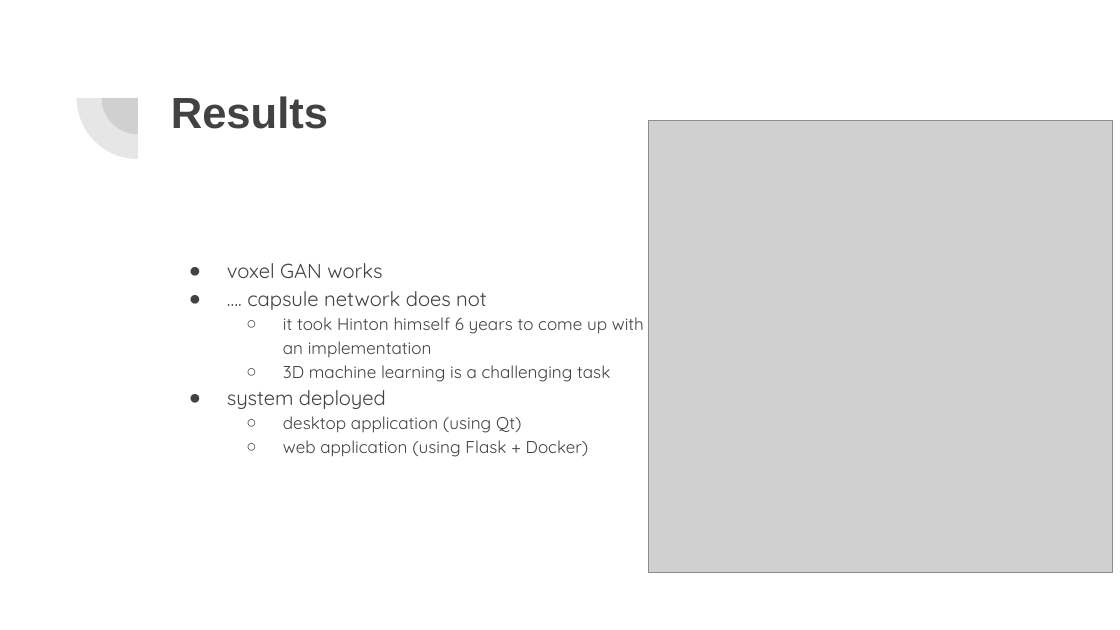
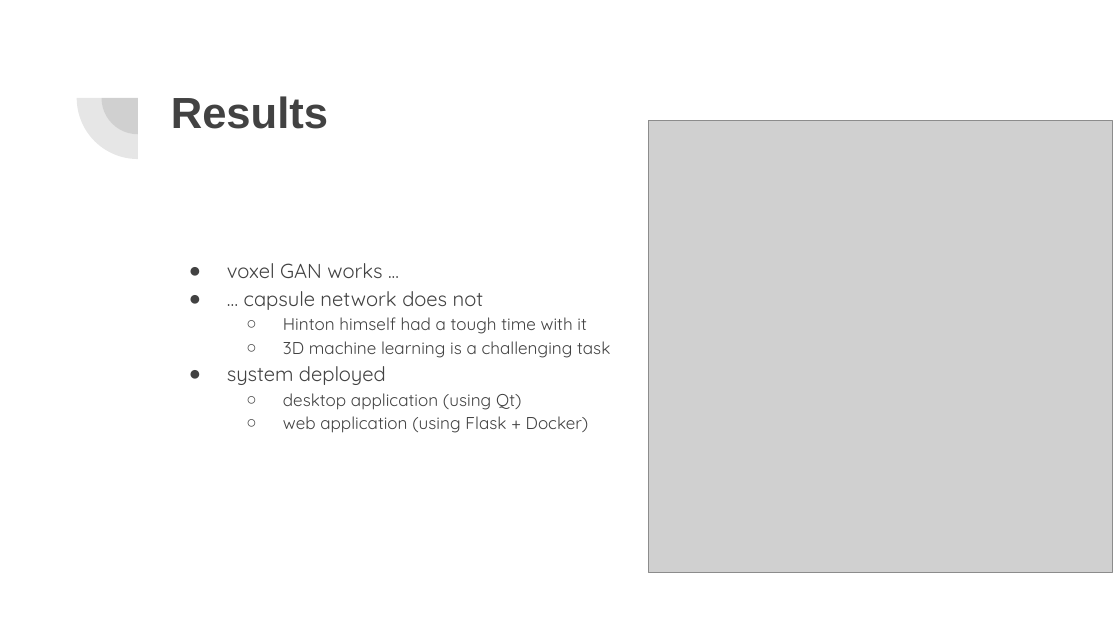
Before and after one commit to CPUFronz/CapsVoxGAN, a slide deck: slide 4 of report/CapsVoxGAN.odp. Drawn at 1120x630 pixels with LibreOffice and Linux fonts; fonts in the diff are those of the drawing; grey boxes stand for pictures. Boxes give left, top, right and bottom in pixels: in the first picture for what was removed or moved away, otherwise in the second. Text is boxed around its words. In the diff, an @@ line names an element or a change of style, - is before the commit and + after.

Commit message:
updated presentation

```diff
--- a/report/CapsVoxGAN.odp
+++ b/report/CapsVoxGAN.odp
@@ text at box(227, 263, 586, 334): text changed; size 11 to 13 pt @@
-● voxel GAN works
-● …. capsule network does not
-  ○ it took Hinton himself 6 years to come up with
-    an implementation
+● voxel GAN works ...
+● … capsule network does not
+  ○ Hinton himself had a tough time with it
```
Also in this commit, not shown: 1 other slide changed.
